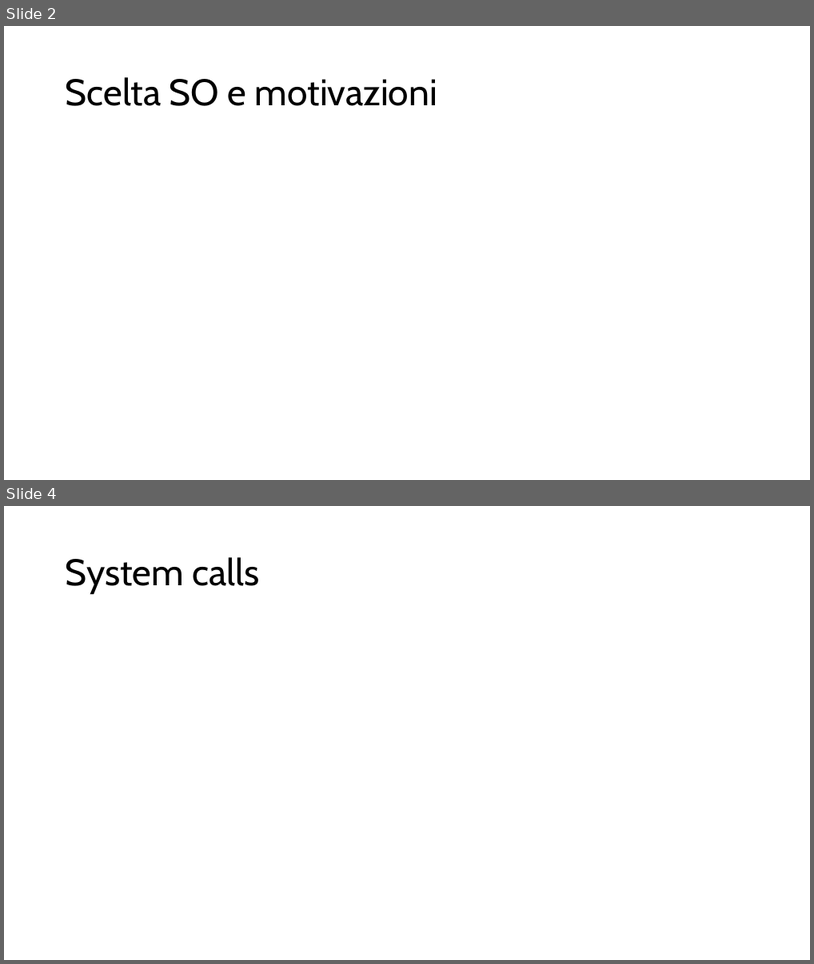
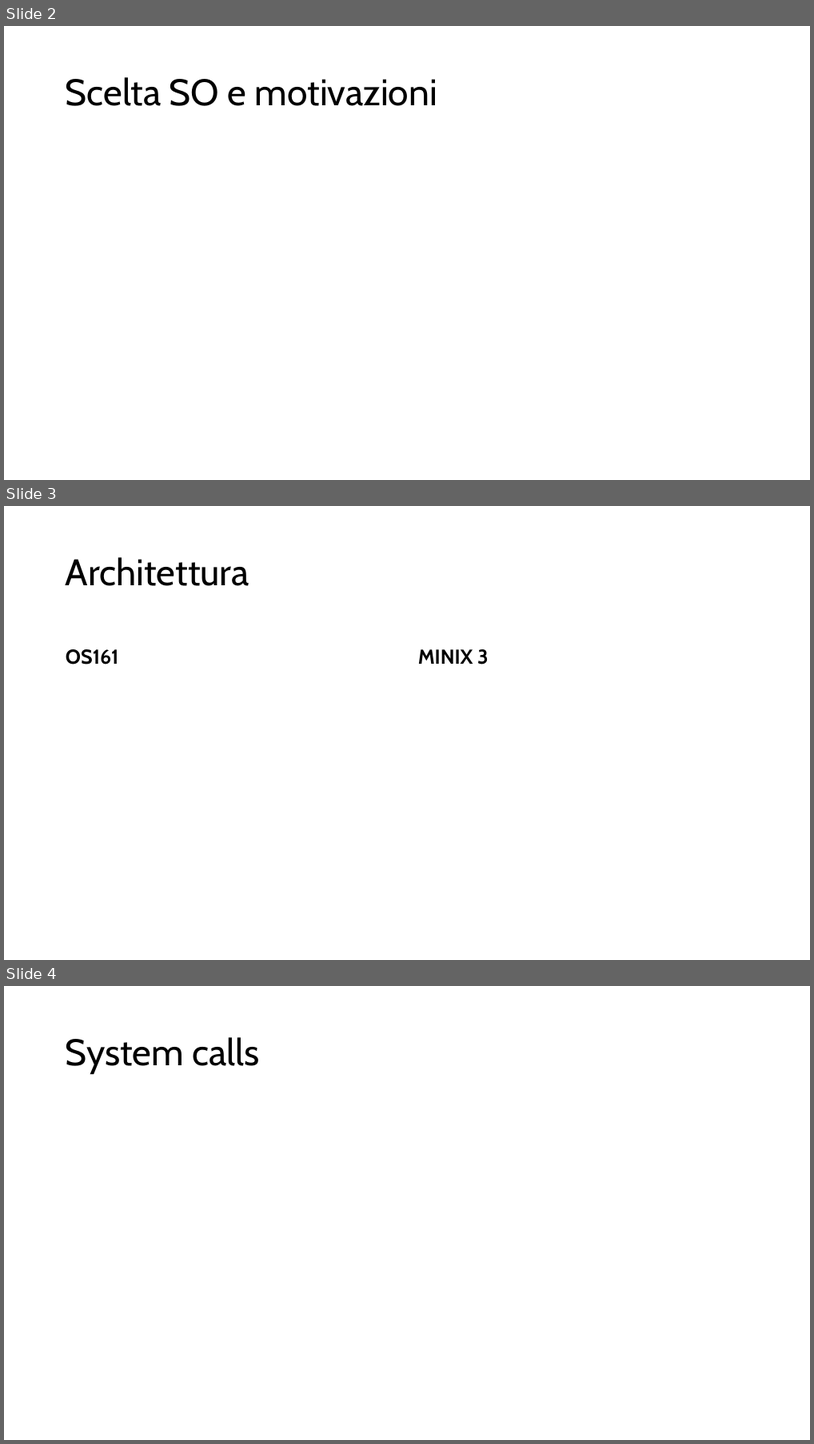
Before and after one commit to fraancyM/PintOS, a slide deck: Progetto_SO.pptx. Shown one above the other, each under a label of ours: slides 2 and 4 before the commit, slides 2, 3 and 4 after it; the slides between them are not shown. The pictures are 814x964 and 814x1444 pixels, drawn with LibreOffice and Linux fonts; fonts in the diff are those of the drawing. Boxes give left, top, right and bottom in pixels: in the first picture for what was removed or moved away, otherwise in the second. Text is boxed around its words. In the diff, an @@ line names an element or a change of style, - is before the commit and + after.

```diff
--- a/Progetto_SO.pptx
+++ b/Progetto_SO.pptx
@@ slide 3 added at (x1=4, y1=506, x2=810, y2=960), background #FFFFFF @@
@@ title added at (x1=66, y1=557, x2=250, y2=586), 44 pt, text #000000 @@
+Architettura
@@ text added at (x1=66, y1=649, x2=119, y2=664), 24 pt, text #000000, bold @@
+OS161
@@ text added at (x1=418, y1=649, x2=489, y2=664), 24 pt, text #000000, bold @@
+MINIX 3
```
Also in this commit, not shown: 15 other slides added, 2 slides removed, 3 other files.
